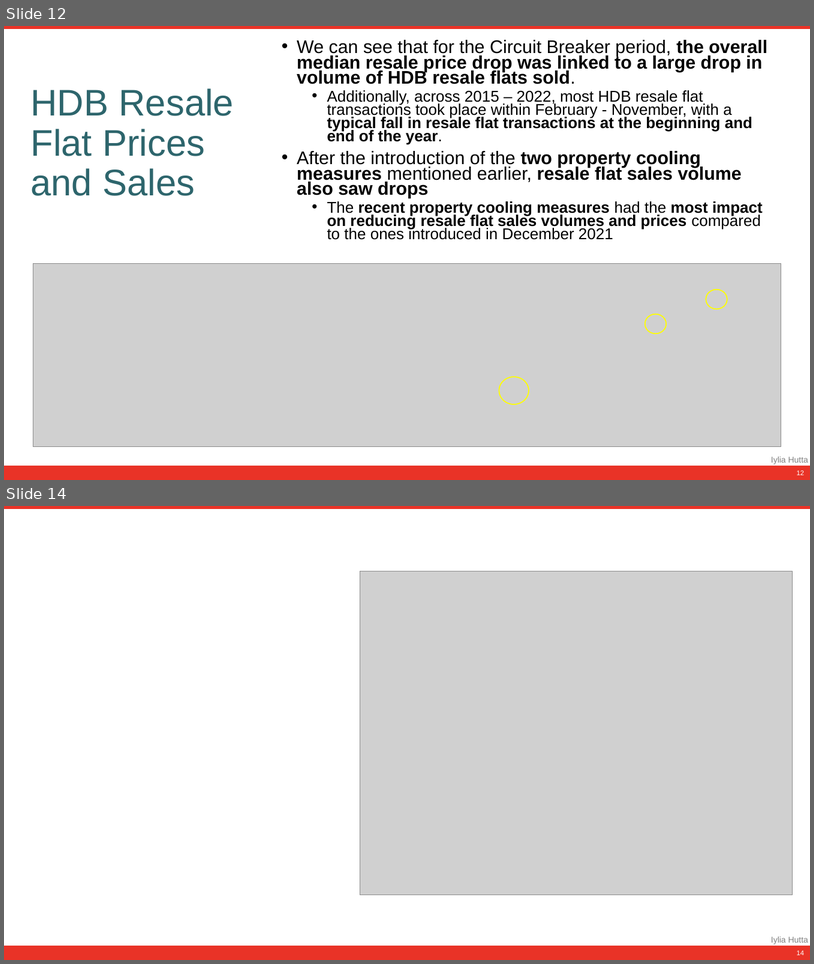
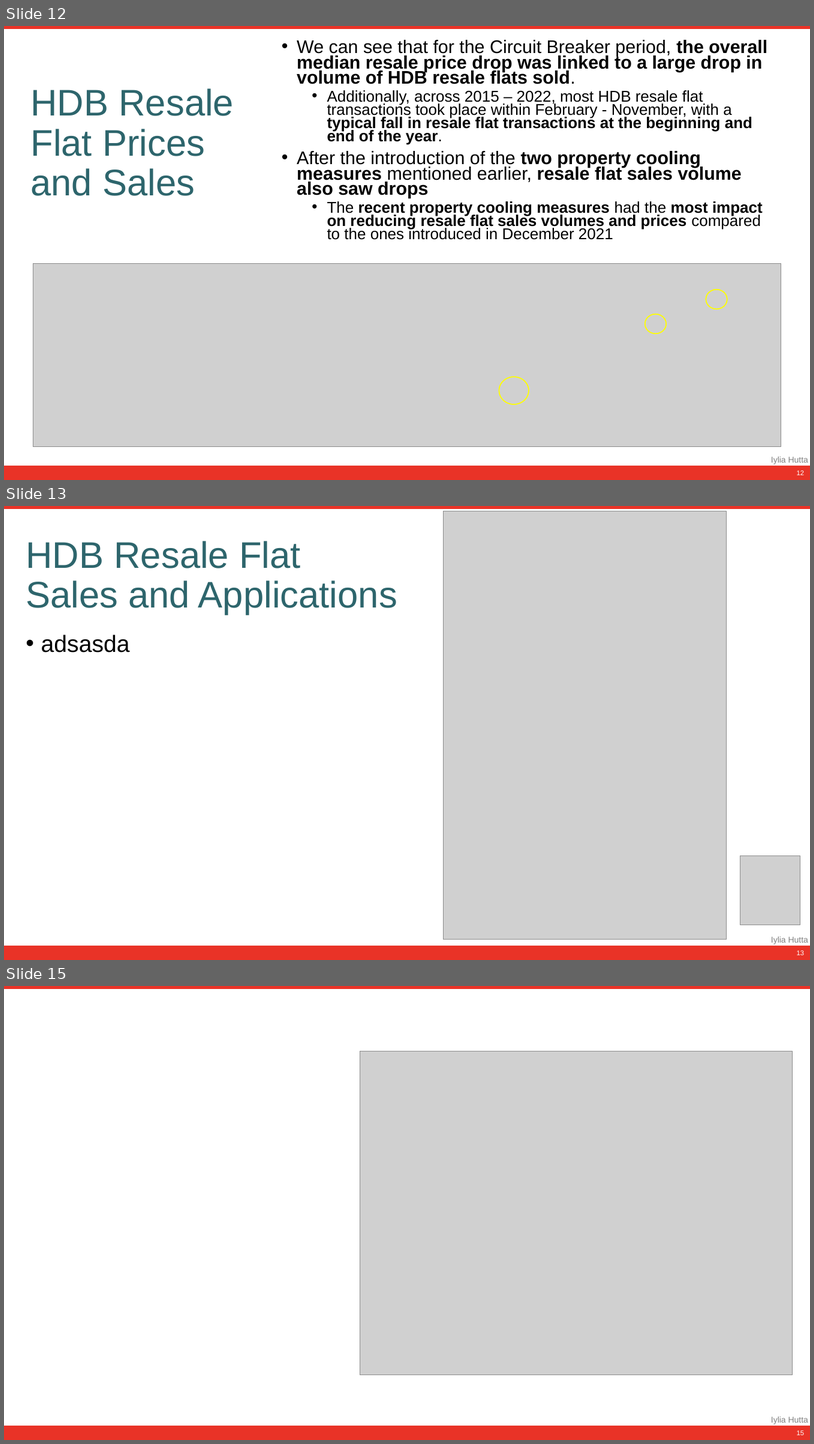
Before and after one commit to iyliahutta/Intro-to-Programming-for-DS, a slide deck: CA1/CA1 Slides.pptx. Shown one above the other, each under a label of ours: slides 12 and 14 before the commit, slides 12, 13 and 15 after it; the slides between them are not shown. The pictures are 814x964 and 814x1444 pixels, drawn with LibreOffice and Linux fonts; fonts in the diff are those of the drawing; grey boxes stand for pictures. Boxes give left, top, right and bottom in pixels: in the first picture for what was removed or moved away, otherwise in the second. Text is boxed around its words. In the diff, an @@ line names an element or a change of style, - is before the commit and + after.

Commit message:
resale applications, sales and prices analyses

```diff
--- a/CA1/CA1 Slides.pptx
+++ b/CA1/CA1 Slides.pptx
@@ slide 13 added at (x1=4, y1=506, x2=810, y2=960), background #FFFFFF; not listed: 3 template elements that a slide beside it also shows @@
@@ picture added at (x1=444, y1=511, x2=727, y2=940) @@
@@ title added at (x1=26, y1=541, x2=398, y2=615), 44 pt, text #2D656C @@
+HDB Resale Flat Sales and Applications
@@ text added at (x1=41, y1=634, x2=130, y2=652), 28 pt, text #000000 @@
+• adsasda
@@ picture added at (x1=741, y1=856, x2=801, y2=925) @@
@@ page number added at (x1=797, y1=950, x2=804, y2=955), 8 pt, text #FFFFFF @@
+13
@@ what was slide 14 is now slide 15 @@
@@ page number at (x1=797, y1=1430, x2=804, y2=1435): text changed @@
-14
+15
```
Also in this commit, not shown: 1 other slide added, 1 slide removed, 2 other files.
